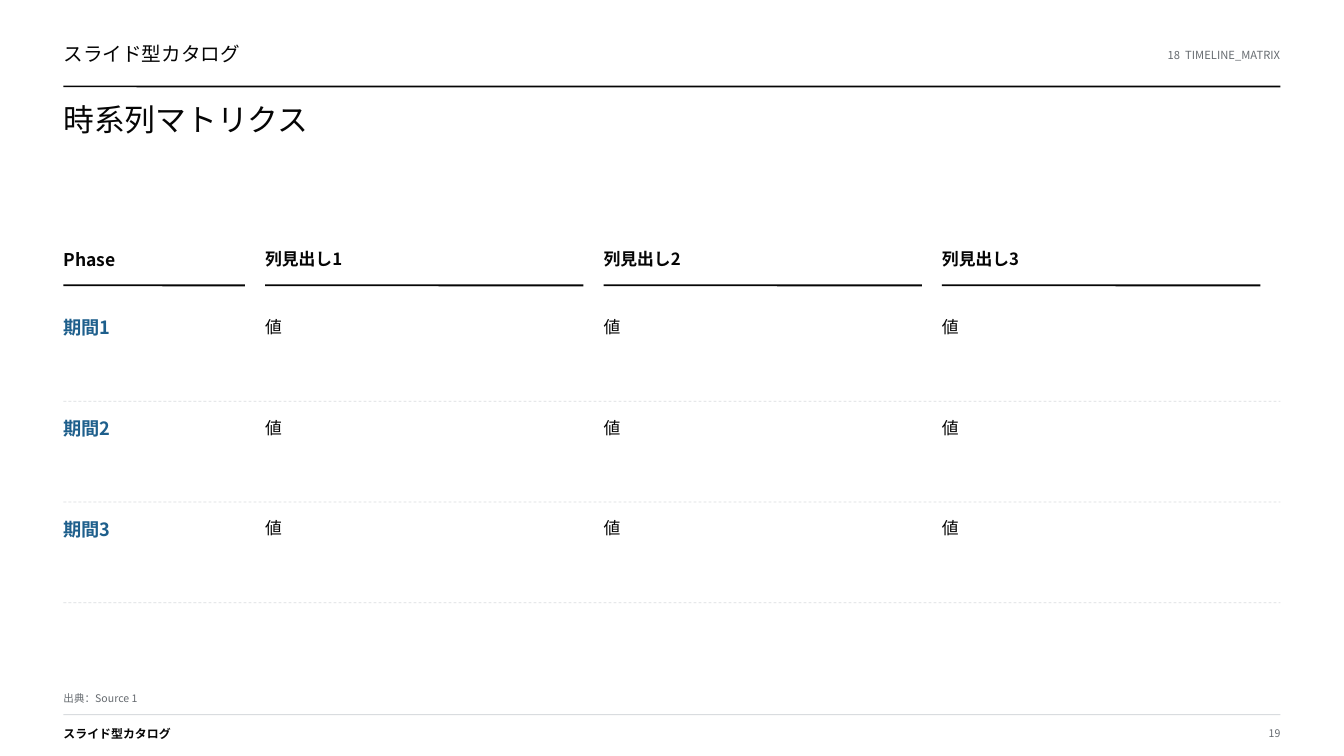
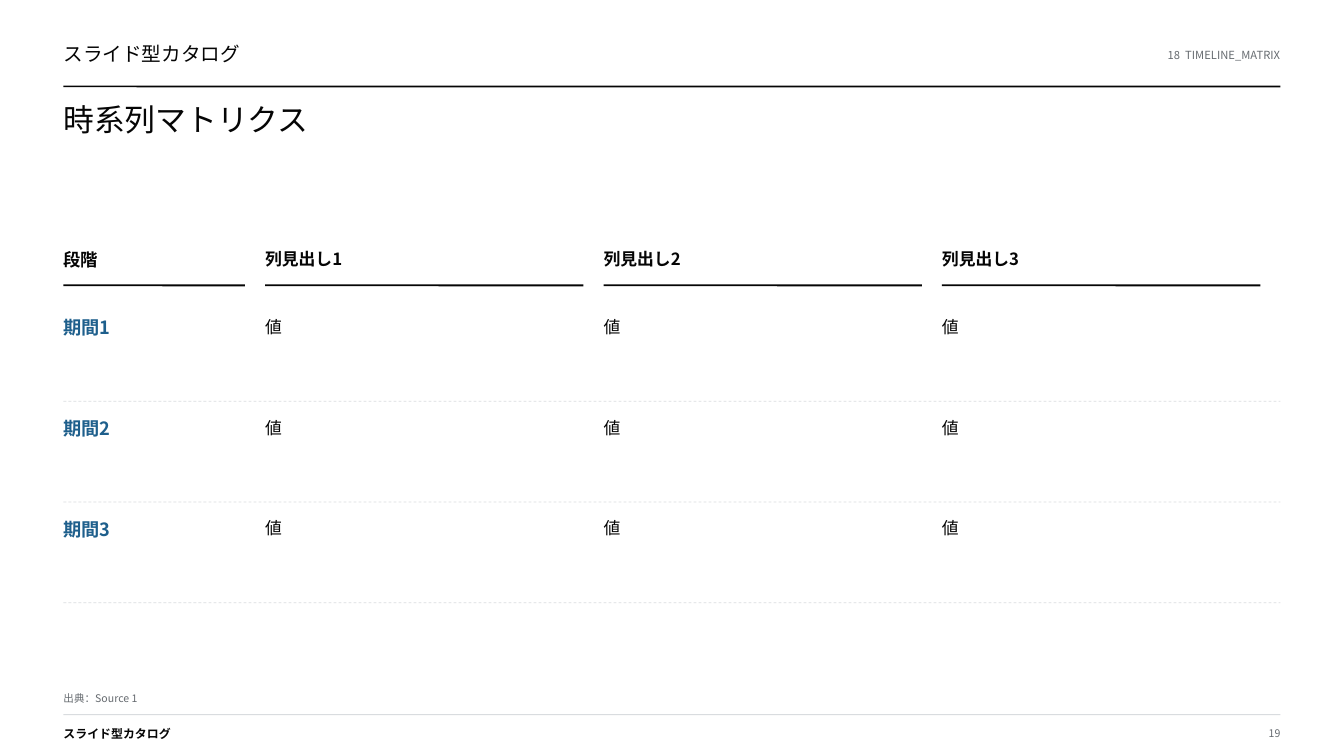
Before and after one commit to gozen3ji/consulting-pptx-skill, a slide deck: slide 19 of assets/SuperTemplate_36type.pptx. Drawn at 1344x756 pixels with LibreOffice and Linux fonts; fonts in the diff are those of the drawing. Boxes give left, top, right and bottom in pixels: in the first picture for what was removed or moved away, otherwise in the second. Text is boxed around its words. In the diff, an @@ line names an element or a change of style, - is before the commit and + after.

```diff
--- a/assets/SuperTemplate_36type.pptx
+++ b/assets/SuperTemplate_36type.pptx
@@ text at <box>63,251,98,268</box>: text changed @@
-Phase
+段階
```
Also in this commit, not shown: 7 other slides changed, 1 other file.
